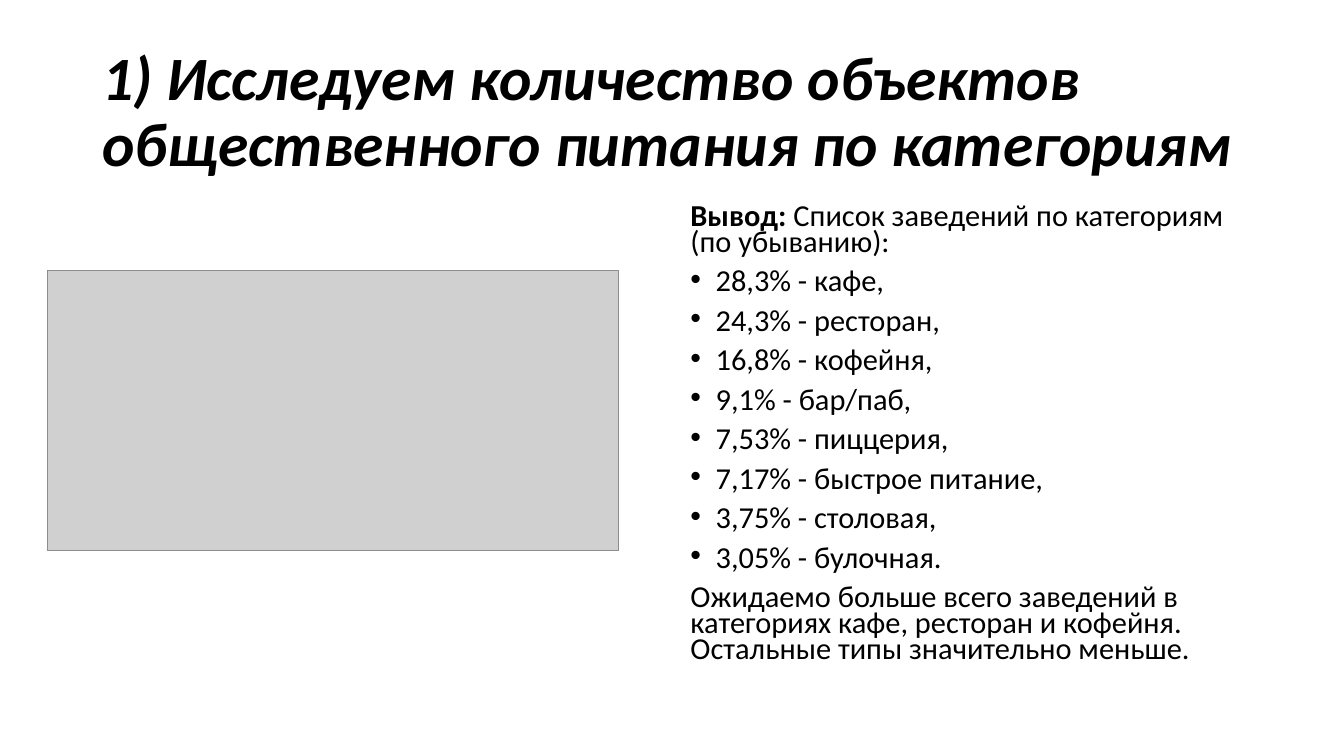
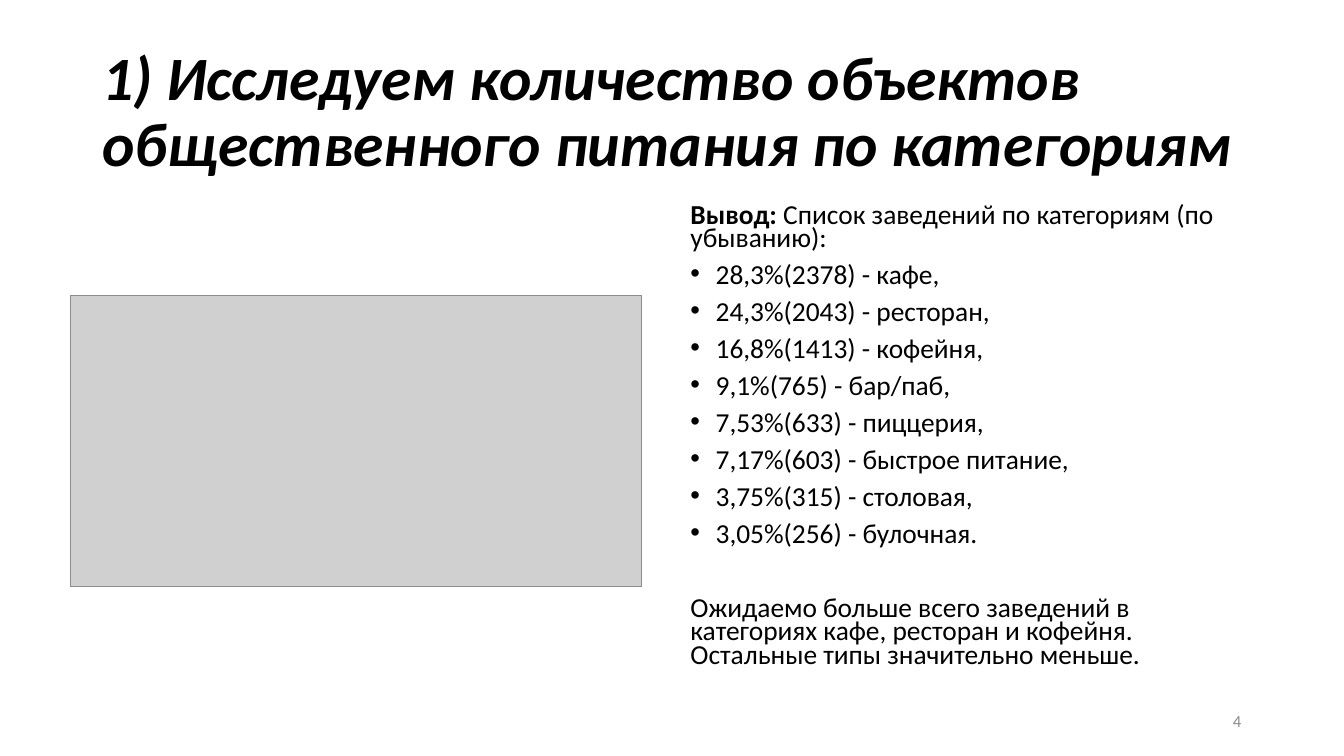
Before and after one commit to Isupik/practicum_yandex, a slide deck: slide 4 of Проектная работа.pptx (slide 3 before the commit). Drawn at 1344x756 pixels with LibreOffice and Linux fonts; fonts in the diff are those of the drawing; grey boxes stand for pictures. Boxes give left, top, right and bottom in pixels: in the first picture for what was removed or moved away, otherwise in the second. Text is boxed around its words. In the diff, an @@ line names an element or a change of style, - is before the commit and + after.

Commit message:
update presentation

```diff
--- a/Проектная работа.pptx
+++ b/Проектная работа.pptx
@@ text at (690, 204, 1213, 665): size 21.7 to 19.6 pt in "Вывод: Список заведений по категориям (по убыванию):", "Ожидаемо больше всего заведений в категориях кафе, ..." @@
@@ text at (716, 264, 1069, 548): text changed; size 21.7 to 19.6 pt @@
-• 28,3% - кафе,
-• 24,3% - ресторан,
-• 16,8% - кофейня,
-• 9,1% - бар/паб,
-• 7,53% - пиццерия,
-• 7,17% - быстрое питание,
-• 3,75% - столовая,
-• 3,05% - булочная.
+• 28,3%(2378) - кафе,
+• 24,3%(2043) - ресторан,
+• 16,8%(1413) - кофейня,
+• 9,1%(765) - бар/паб,
+• 7,53%(633) - пиццерия,
+• 7,17%(603) - быстрое питание,
+• 3,75%(315) - столовая,
+• 3,05%(256) - булочная.
@@ picture: place and size @@
-picture at (47, 270, 619, 551)
+picture at (71, 295, 642, 586)
@@ page number added at (1233, 716, 1241, 727), 12 pt, text #8C8C8C @@
+4
```
Also in this commit, not shown: 13 other slides changed, 1 slide added.
